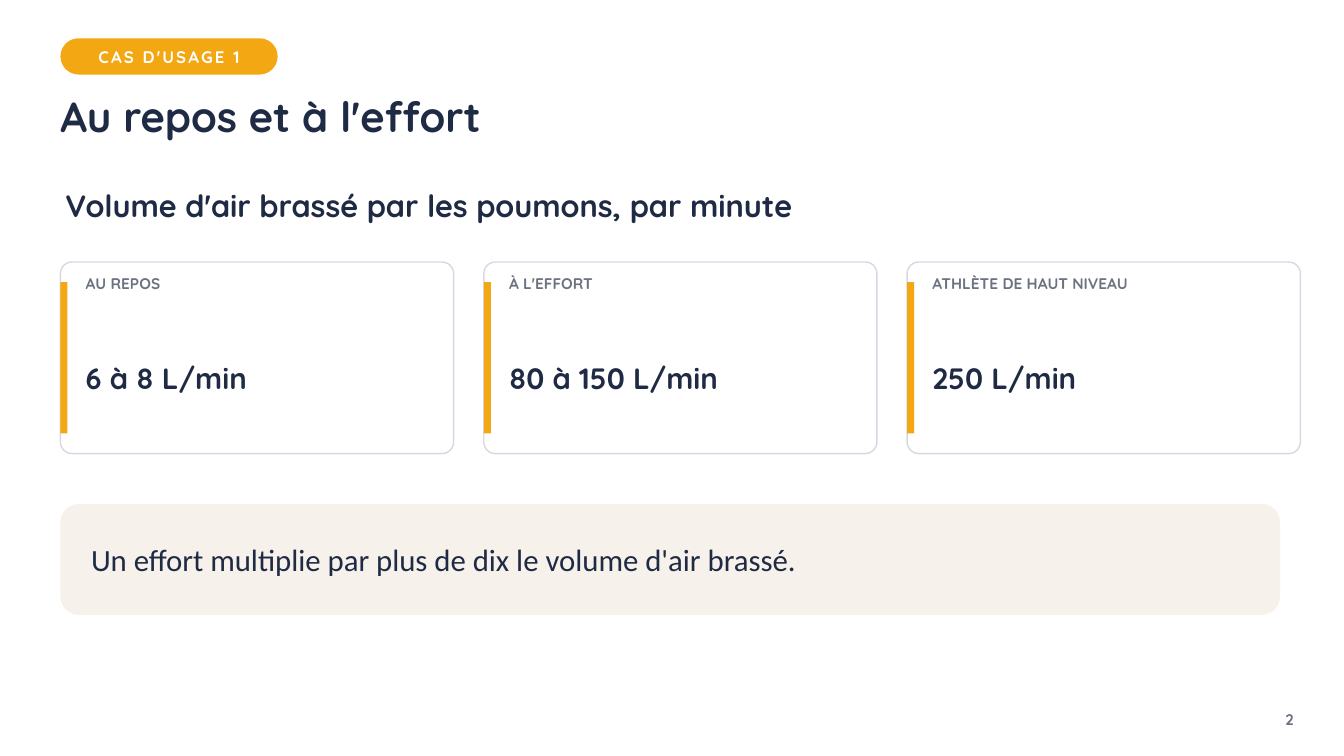
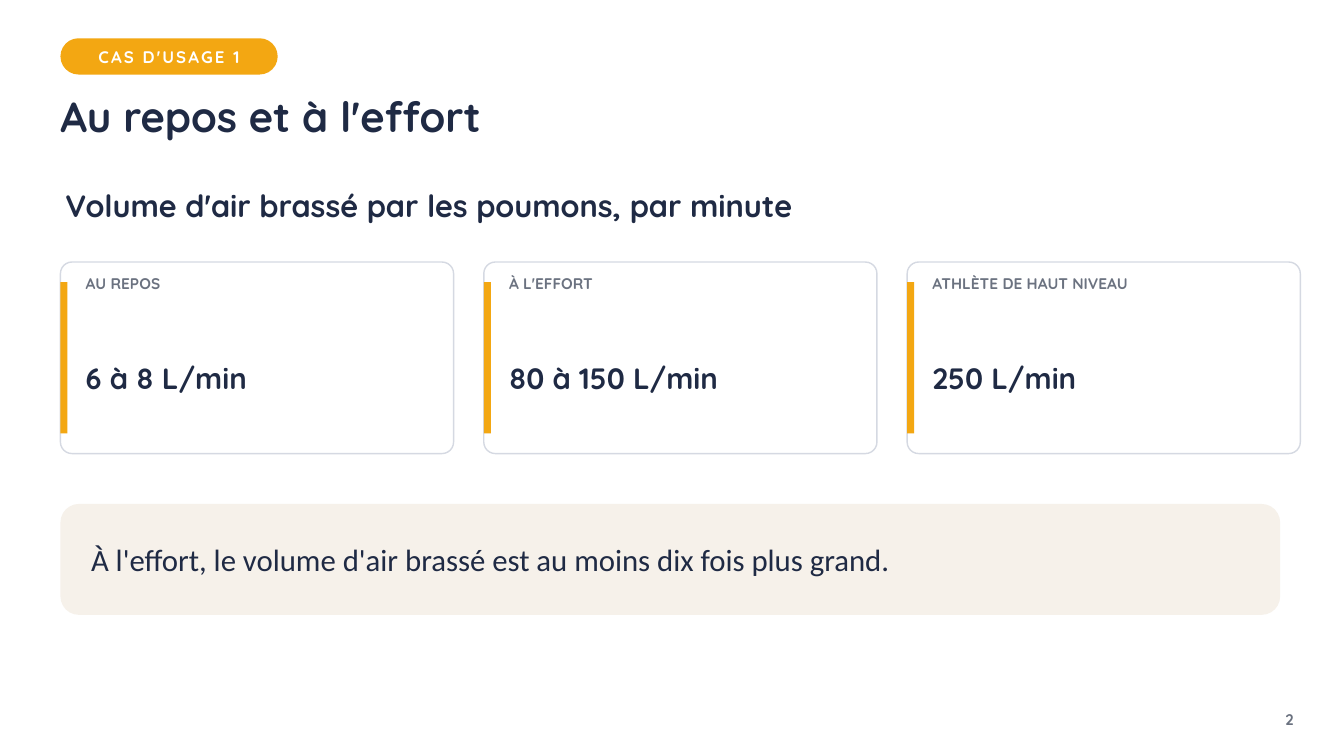
Before and after one commit to VinceIXIV/SVT-cour, a slide deck: slide 2 of cours/4e/S10-de-quoi-nos-cellules-ont-elles-besoin/4e-S10-diaporama.pptx. Drawn at 1344x756 pixels with LibreOffice and Linux fonts; fonts in the diff are those of the drawing. Boxes give left, top, right and bottom in pixels: in the first picture for what was removed or moved away, otherwise in the second. Text is boxed around its words. In the diff, an @@ line names an element or a change of style, - is before the commit and + after.

```diff
--- a/cours/4e/S10-de-quoi-nos-cellules-ont-elles-besoin/4e-S10-diaporama.pptx
+++ b/cours/4e/S10-de-quoi-nos-cellules-ont-elles-besoin/4e-S10-diaporama.pptx
@@ text in rounded rectangle at <box>91,545,889,577</box>: text changed @@
-Un effort multiplie par plus de dix le volume d'air brassé.
+À l'effort, le volume d'air brassé est au moins dix fois plus grand.
```
Also in this commit, not shown: 1 other slide changed, 53 other files.
